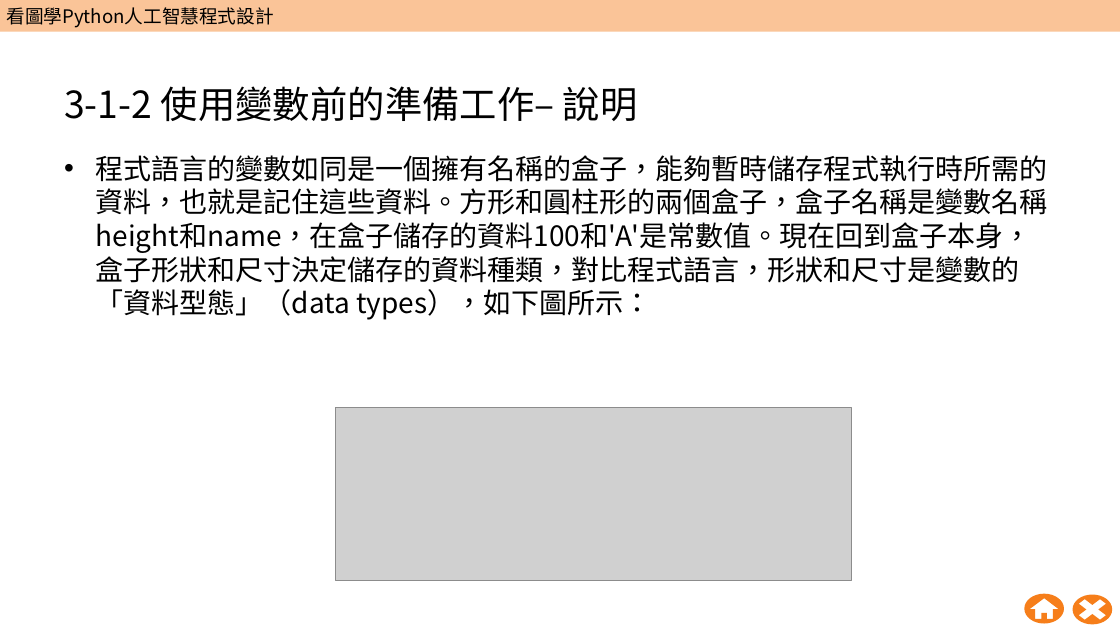
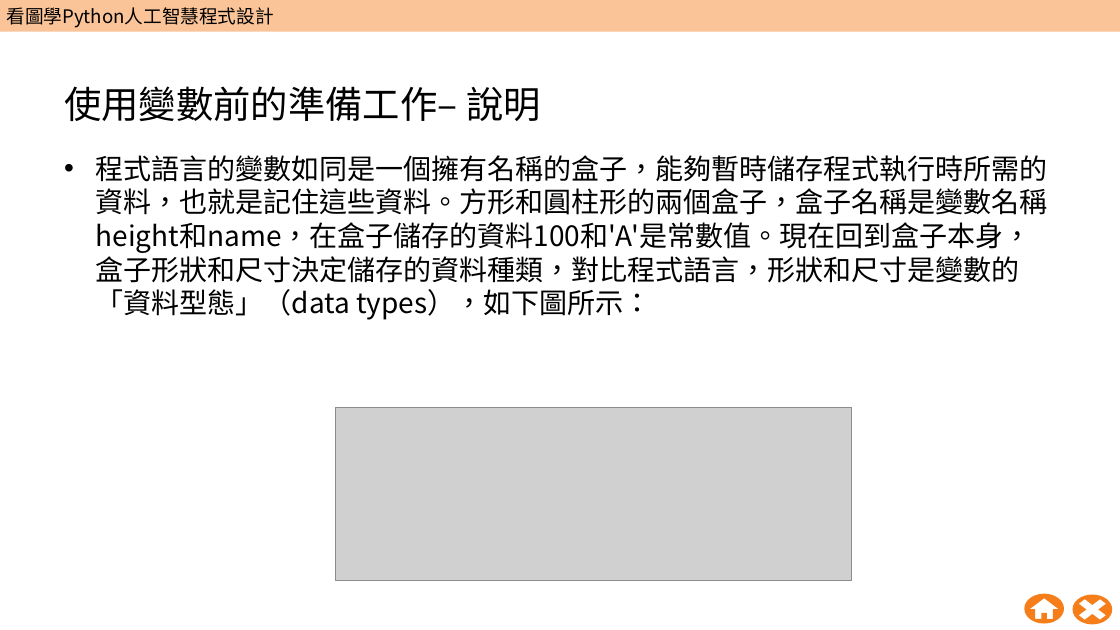
Before and after one commit to wangsungwen/Python-Artificial-Intelligence-Instruction, a slide deck: slide 35 of 五週Python人工智慧教學包/第1週/W01_教學簡報.pptx (slide 36 before the commit). Drawn at 1120x630 pixels with LibreOffice and Linux fonts; fonts in the diff are those of the drawing; grey boxes stand for pictures; background and template pictures are left out. Boxes give left, top, right and bottom in pixels: in the first picture for what was removed or moved away, otherwise in the second. Text is boxed around its words. In the diff, an @@ line names an element or a change of style, - is before the commit and + after.

```diff
--- a/五週Python人工智慧教學包/第1週/W01_教學簡報.pptx
+++ b/五週Python人工智慧教學包/第1週/W01_教學簡報.pptx
@@ title at [64,86,541,121]: text changed @@
-3-1-2 使用變數前的準備工作– 說明
+使用變數前的準備工作– 說明
```
Also in this commit, not shown: 22 other slides changed, 1 slide removed.
